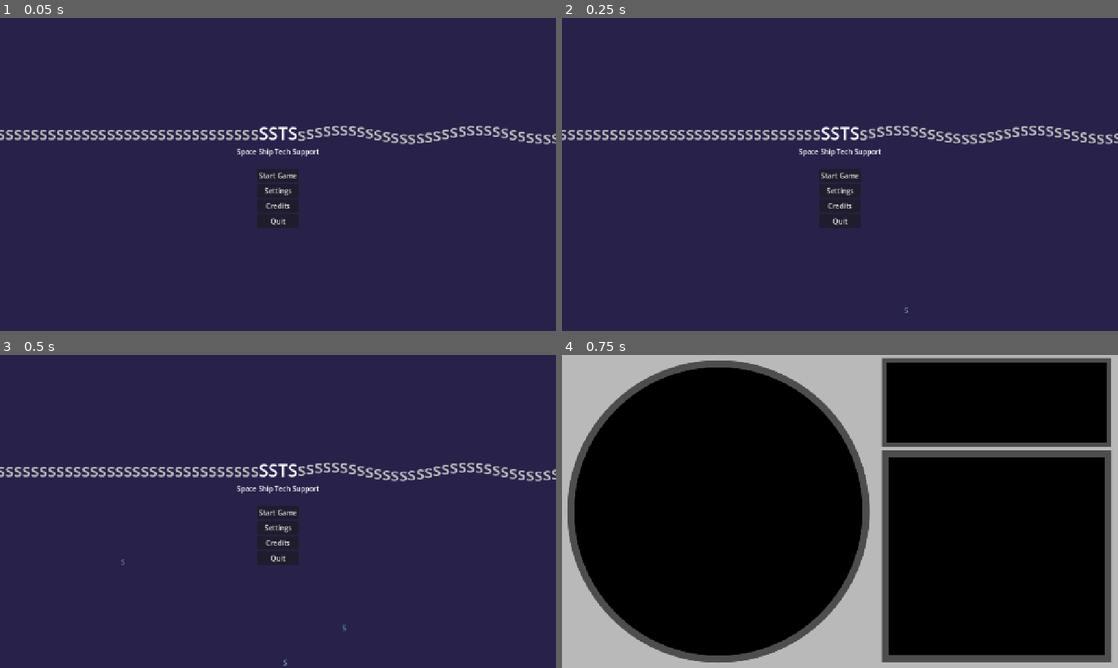
Above: before the commit, frames 1-4 (two rows, left to right).
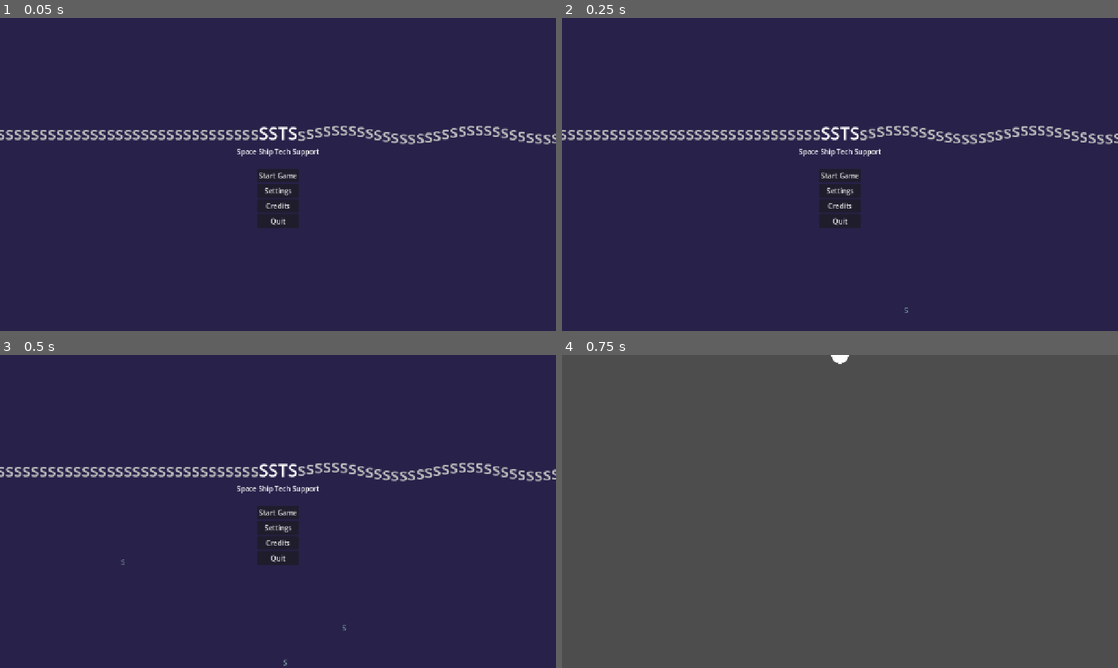
Above: after the commit, the same moments.

Repository: MisterIXI/godot-wildjam-98
Game: Godot game, scene res://scenes/main_menu/main_menu.tscn
Same seed, same stepped clock (60 frames per second), same inputs: the game is played once before the commit and once after it.
Inputs:
- Up to frame 1 (0.05 s): no input
- Up to frame 2 (0.25 s): no input
- Up to frame 3 (0.5 s): no input
- Up to frame 4 (0.75 s): click "Start Game" at 0.5 s

Frames 1-3 are identical in both runs. In frame 4, 92% of the frame differs, in the area x 0-100%, y 0-100%.

Commit message:
WIP Radar randomness on 8 Points

Diff:
--- /dev/null
+++ b/space-ship-support/scenes/radar/radar_scene.gd
@@ -0,0 +1,35 @@
+extends Node2D
+
+const SHIP_LOAD = preload("res://scenes/radar/ship.tscn")
+
+@export var ship_speed = 0
+
+var random = RandomNumberGenerator.new()
+var spawn = null
+
+func _ready() -> void:
+	print("test")
+	var random_outcome = random.randf_range(0, 8)
+	print("test")
+	print(str(random_outcome))
+	if random_outcome < 1:
+		spawn = $SpawnPoint1
+	elif random_outcome < 2:
+		spawn = $SpawnPoint2
+	elif random_outcome < 3:
+		spawn = $SpawnPoint3
+	elif random_outcome < 4:
+		spawn = $SpawnPoint4
+	elif random_outcome < 5:
+		spawn = $SpawnPoint5
+	elif random_outcome < 6:
+		spawn = $SpawnPoint6
+	elif random_outcome < 7:
+		spawn = $SpawnPoint7
+	elif random_outcome < 8:
+		spawn = $SpawnPoint8
+	var new_ship = SHIP_LOAD.instantiate()
+
+
+	spawn.add_child(new_ship)
+	pass
--- a/space-ship-support/scenes/radar/radar_scene.tscn
+++ b/space-ship-support/scenes/radar/radar_scene.tscn
@@ -1,9 +1,34 @@
 [gd_scene format=3 uid="uid://duhy8dfqmo7m5"]
 
-[ext_resource type="Texture2D" uid="uid://crncdh258kugg" path="res://assets/placeholder_art/radarboard.png" id="1_x4jdq"]
+[ext_resource type="Script" uid="uid://dkgwljjmamg5y" path="res://scenes/radar/radar_scene.gd" id="1_x4jdq"]
 
 [node name="RadarScene" type="Node2D" unique_id=431484288]
+script = ExtResource("1_x4jdq")
 
-[node name="Sprite2D" type="Sprite2D" parent="." unique_id=1579694294]
-position = Vector2(640, 360)
-texture = ExtResource("1_x4jdq")
+[node name="TestCamera2D" type="Camera2D" parent="." unique_id=1634190873]
+
+[node name="SpawnTimer" type="Timer" parent="." unique_id=1858492949]
+
+[node name="SpawnPoint1" type="Marker2D" parent="." unique_id=36111795]
+position = Vector2(0, -360)
+
+[node name="SpawnPoint2" type="Marker2D" parent="." unique_id=474005685]
+position = Vector2(270, -270)
+
+[node name="SpawnPoint3" type="Marker2D" parent="." unique_id=847301055]
+position = Vector2(360, 0)
+
+[node name="SpawnPoint4" type="Marker2D" parent="." unique_id=211476180]
+position = Vector2(270, 270)
+
+[node name="SpawnPoint5" type="Marker2D" parent="." unique_id=1593189644]
+position = Vector2(0, 360)
+
+[node name="SpawnPoint6" type="Marker2D" parent="." unique_id=707087786]
+position = Vector2(-270, 270)
+
+[node name="SpawnPoint7" type="Marker2D" parent="." unique_id=1598076619]
+position = Vector2(-360, 0)
+
+[node name="SpawnPoint8" type="Marker2D" parent="." unique_id=1192315032]
+position = Vector2(-270, -270)
--- /dev/null
+++ b/space-ship-support/scenes/radar/ship.tscn
@@ -0,0 +1,14 @@
+[gd_scene format=3 uid="uid://py13r334qxcm"]
+
+[ext_resource type="Texture2D" uid="uid://bxb5cldblmf1y" path="res://assets/placeholder_art/ship.png" id="1_f5wym"]
+
+[sub_resource type="CircleShape2D" id="CircleShape2D_r7iap"]
+radius = 25.079872
+
+[node name="Ship" type="Area2D" unique_id=617731787]
+
+[node name="Sprite2D" type="Sprite2D" parent="." unique_id=593634741]
+texture = ExtResource("1_f5wym")
+
+[node name="CollisionShape2D" type="CollisionShape2D" parent="." unique_id=571401671]
+shape = SubResource("CircleShape2D_r7iap")
--- a/space-ship-support/scenes/ship_log/Test_Log_sender.tscn
+++ b/space-ship-support/scenes/ship_log/Test_Log_sender.tscn
@@ -1,18 +1,18 @@
-[gd_scene load_steps=4 format=3 uid="uid://bi3pm55bbegwk"]
+[gd_scene format=3 uid="uid://bi3pm55bbegwk"]
 
 [ext_resource type="Script" uid="uid://dxwbdgdgmpq1b" path="res://scenes/ship_log/test_log_sender.gd" id="1_ta8ib"]
 [ext_resource type="PackedScene" uid="uid://cd2i1kf8wgyuk" path="res://scenes/ship_log/ShipLog.tscn" id="2_qxfv0"]
 [ext_resource type="Texture2D" uid="uid://crncdh258kugg" path="res://assets/placeholder_art/radarboard.png" id="3_5es5t"]
 
-[node name="TestLogSender" type="Node"]
+[node name="TestLogSender" type="Node" unique_id=1567194702]
 script = ExtResource("1_ta8ib")
 
-[node name="Timer" type="Timer" parent="."]
+[node name="Timer" type="Timer" parent="." unique_id=1693694954]
 autostart = true
 
-[node name="ShipLog" parent="." instance=ExtResource("2_qxfv0")]
+[node name="ShipLog" parent="." unique_id=1281619922 instance=ExtResource("2_qxfv0")]
 
-[node name="Sprite2D" type="Sprite2D" parent="."]
+[node name="Sprite2D" type="Sprite2D" parent="." unique_id=1994247017]
 z_index = -8
 position = Vector2(638, 371)
 texture = ExtResource("3_5es5t")
--- a/space-ship-support/scenes/ship_log/global_log.tscn
+++ b/space-ship-support/scenes/ship_log/global_log.tscn
@@ -1,6 +1,6 @@
-[gd_scene load_steps=2 format=3 uid="uid://bdbyvsxi5b1a0"]
+[gd_scene format=3 uid="uid://bdbyvsxi5b1a0"]
 
 [ext_resource type="Script" uid="uid://bn447y272wf5u" path="res://scenes/ship_log/global_log.gd" id="1_vqkfp"]
 
-[node name="GlobalLog" type="Node"]
+[node name="GlobalLog" type="Node" unique_id=515547077]
 script = ExtResource("1_vqkfp")
Binary file added: space-ship-support/assets/placeholder_art/radarboard_cut.png
Not shown, added: space-ship-support/assets/placeholder_art/radarboard_cut.png.import
Binary file added: space-ship-support/assets/placeholder_art/ship.png
Not shown, added: space-ship-support/assets/placeholder_art/ship.png.import
Not shown, added: space-ship-support/scenes/radar/radar_scene.gd.uid
